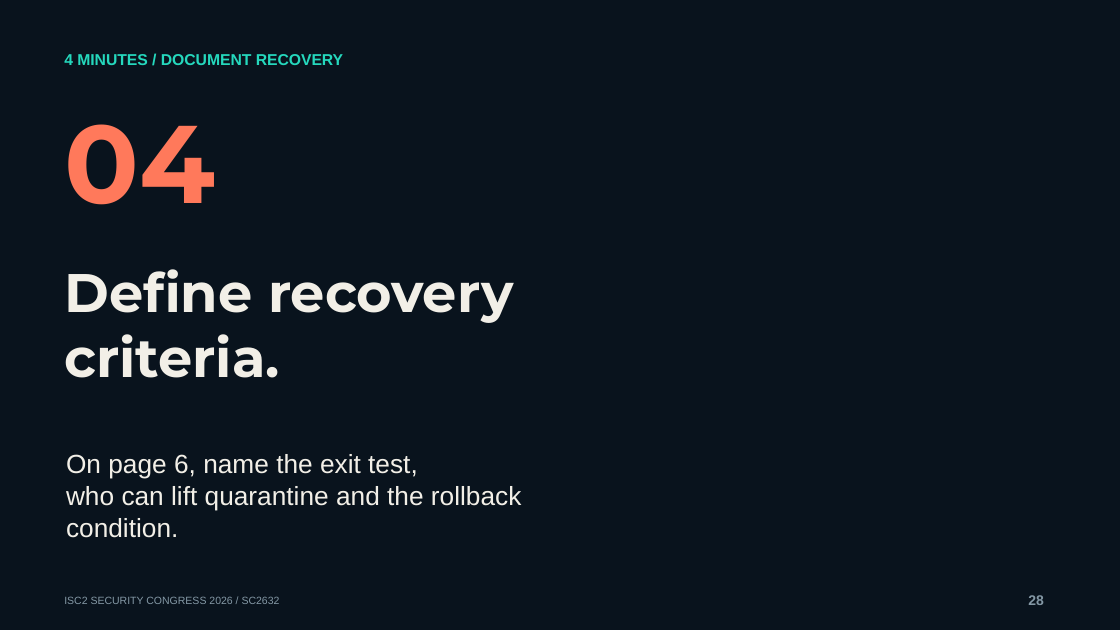
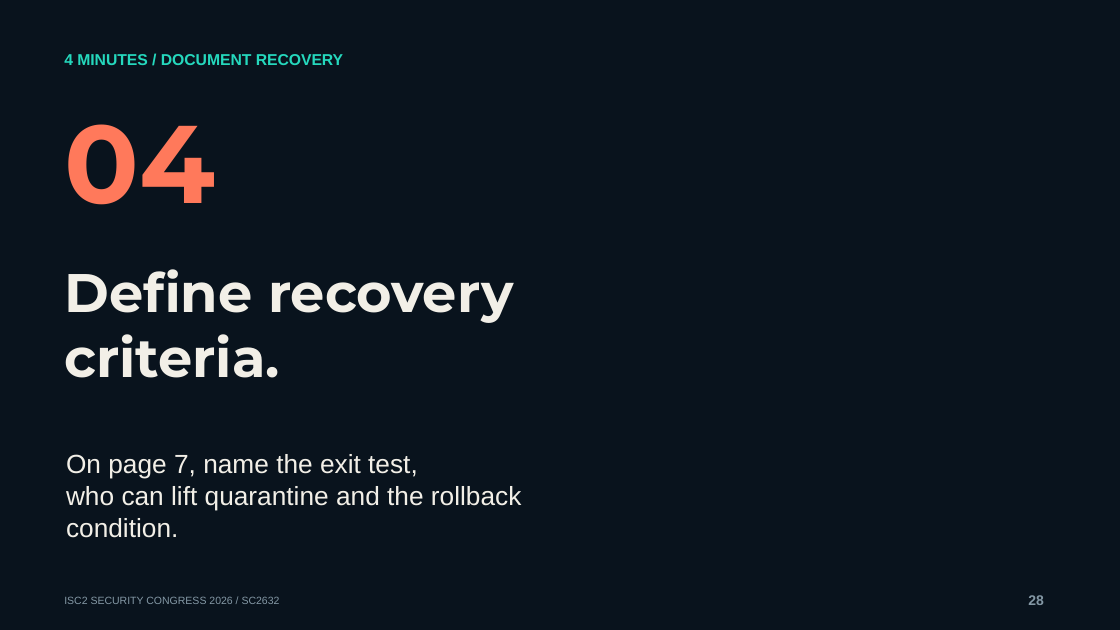
Before and after one commit to mgunjan/sc2632-tabletop, a slide deck: slide 28 of submission/2026-10-13/SC2632-session-four-cases.pptx. Drawn at 1120x630 pixels with LibreOffice and Linux fonts; fonts in the diff are those of the drawing; background and template pictures are left out. Boxes give left, top, right and bottom in pixels: in the first picture for what was removed or moved away, otherwise in the second. Text is boxed around its words. In the diff, an @@ line names an element or a change of style, - is before the commit and + after.

```diff
--- a/submission/2026-10-13/SC2632-session-four-cases.pptx
+++ b/submission/2026-10-13/SC2632-session-four-cases.pptx
@@ text at (x1=66, y1=454, x2=418, y2=479): text changed @@
-On page 6, name the exit test,
+On page 7, name the exit test,
```
Also in this commit, not shown: 2 other slides changed, 13 other files.
